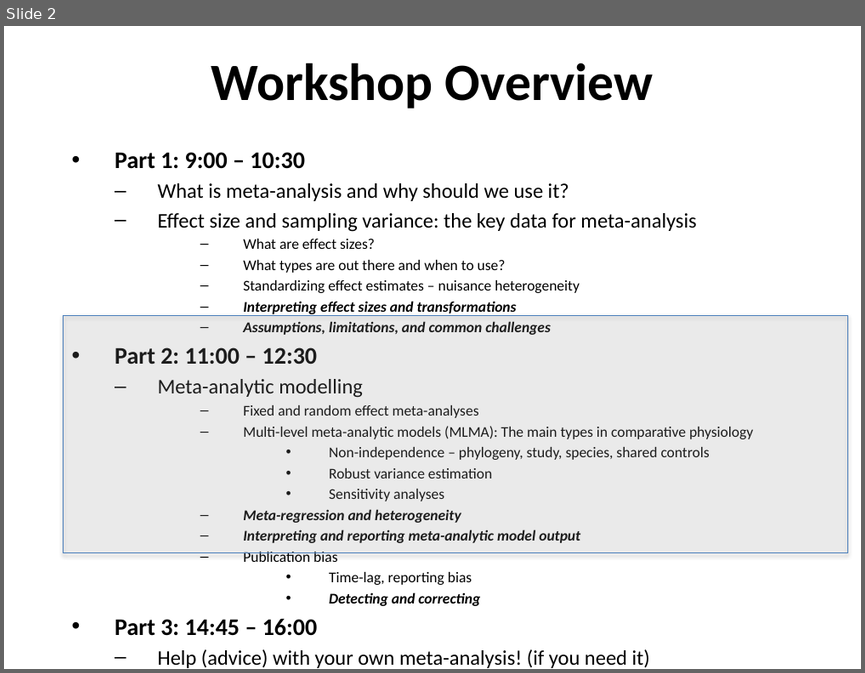
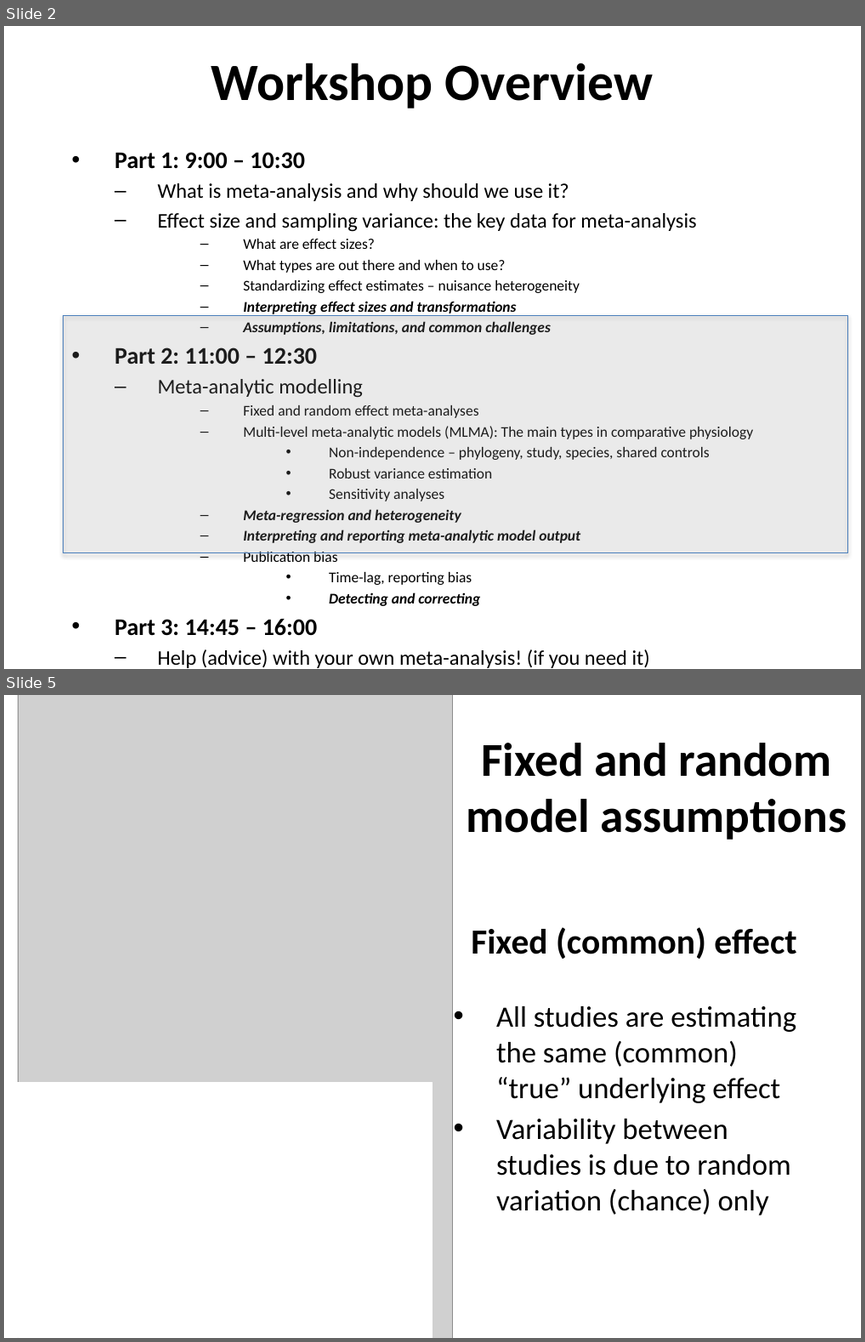
Before and after one commit to daniel1noble/meta-workshop, a slide deck: slides/2.Models.pptx. Shown one above the other, each under a label of ours: slide 2 before the commit, slides 2 and 5 after it; the slides between them are not shown. The pictures are 865x673 and 865x1342 pixels, drawn with LibreOffice and Linux fonts; fonts in the diff are those of the drawing; grey boxes stand for pictures. Boxes give left, top, right and bottom in pixels: in the first picture for what was removed or moved away, otherwise in the second. Text is boxed around its words. In the diff, an @@ line names an element or a change of style, - is before the commit and + after.

Commit message:
Fixed and random effect meta-analysis

```diff
--- a/slides/2.Models.pptx
+++ b/slides/2.Models.pptx
@@ slide 5 added at [4, 695, 861, 1338], background #FFFFFF @@
@@ picture added at [18, 695, 452, 1338] @@
@@ title added at [466, 743, 847, 839], 39.6 pt, text #000000, bold @@
+Fixed and random
+model assumptions
@@ text added at [471, 927, 796, 959], 29.6 pt, text #000000, bold @@
+Fixed (common) effect
@@ text added at [496, 1006, 796, 1215], 24.8 pt, text #000000 @@
+• All studies are estimating the same (common) “true” underlying effect
+• Variability between studies is due to random variation (chance) only
@@ rectangle added at [18, 1083, 432, 1338], fill #FFFFFF, outline #FFFFFF 0.75 pt @@
```
Also in this commit, not shown: 5 other slides added, 1 slide removed.
